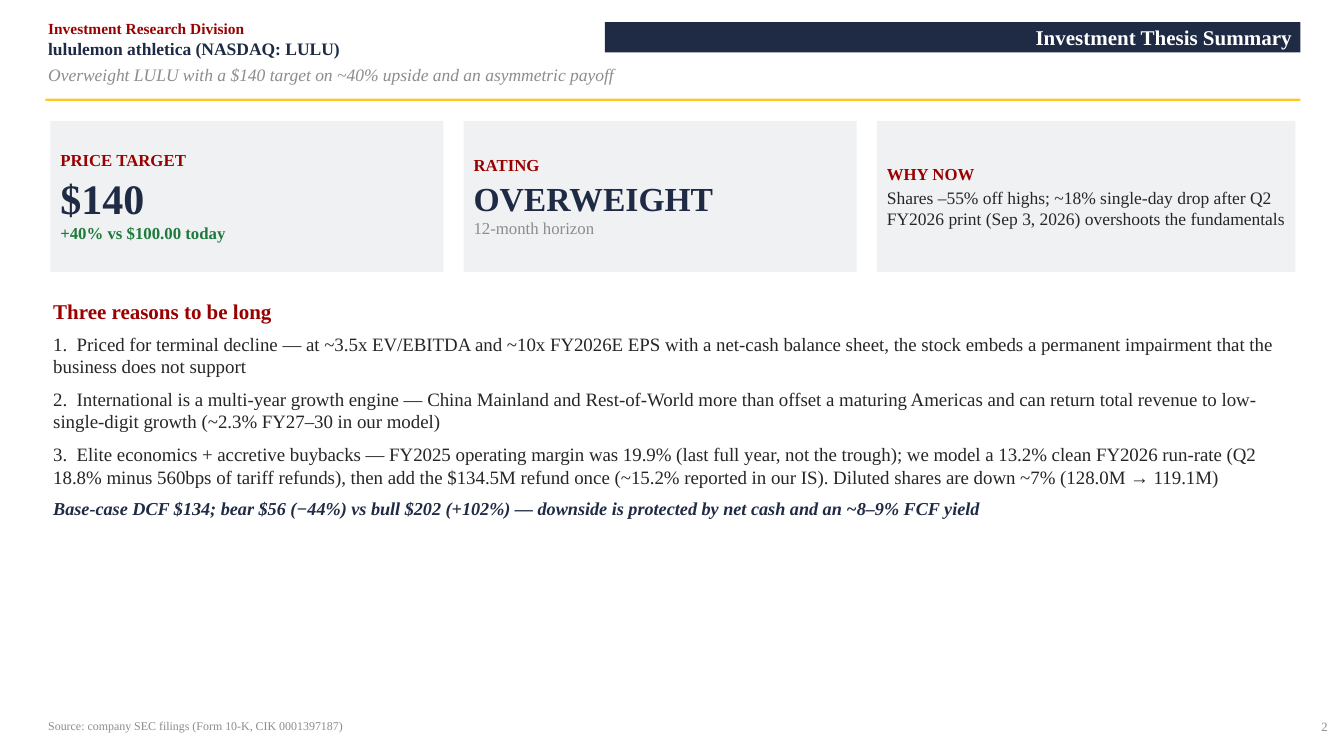
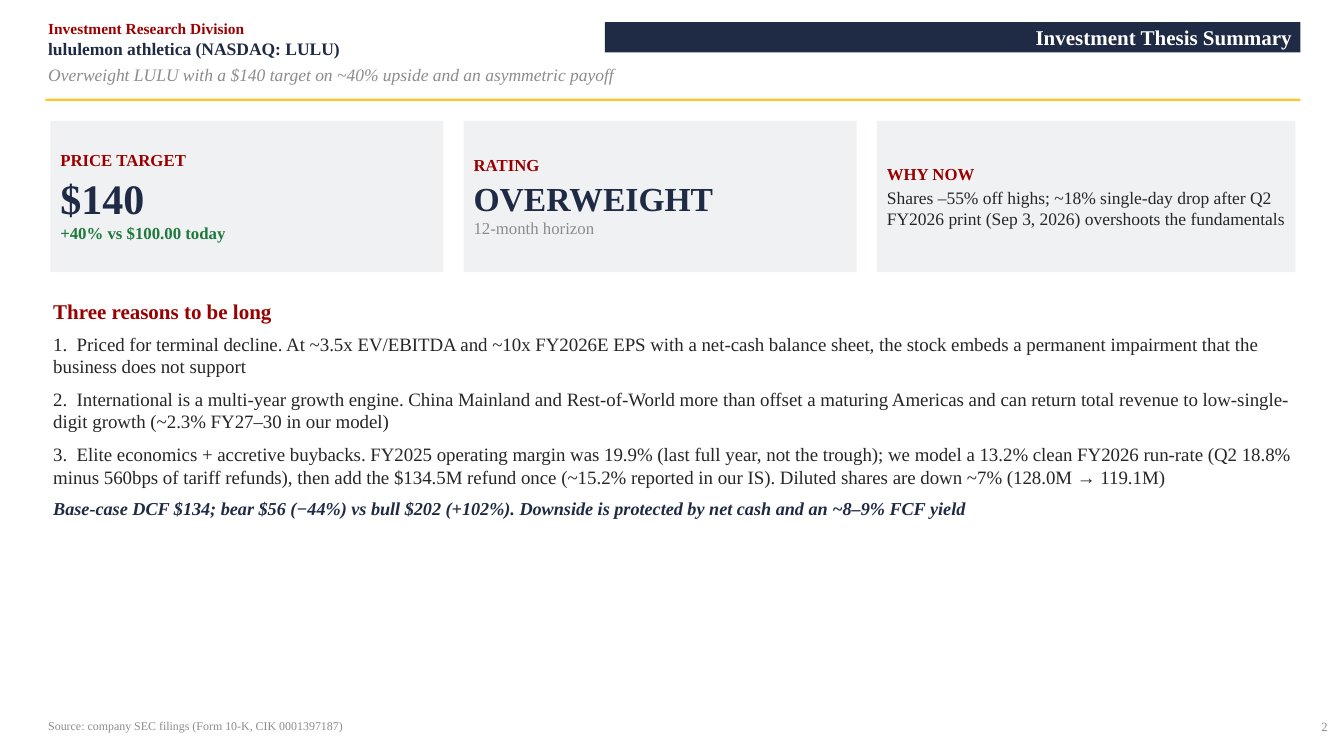
Before and after one commit to vengeanceaiUSC/RM, a slide deck: slide 3 of LULU/LULU_Investment_Pitch_Deck.pptx. Drawn at 1344x756 pixels with LibreOffice and Linux fonts; fonts in the diff are those of the drawing. Boxes give left, top, right and bottom in pixels: in the first picture for what was removed or moved away, otherwise in the second. Text is boxed around its words. In the diff, an @@ line names an element or a change of style, - is before the commit and + after.

```diff
--- a/LULU/LULU_Investment_Pitch_Deck.pptx
+++ b/LULU/LULU_Investment_Pitch_Deck.pptx
@@ text at (53,337,1291,519): text changed @@
-1. Priced for terminal decline — at ~3.5x EV/EBITDA and ~10x FY2026E EPS with a net-cash balance sheet, the stock embeds a permanent impairment that the business does not support
-2. International is a multi-year growth engine — China Mainland and Rest-of-World more than offset a maturing Americas and can return total revenue to low-single-digit growth (~2.3% FY27–30 in our model)
-3. Elite economics + accretive buybacks — FY2025 operating margin was 19.9% (last full year, not the trough); we model a 13.2% clean FY2026 run-rate (Q2 18.8% minus 560bps of tariff refunds), then add the $134.5M refund once (~15.2% reported in our IS). Diluted shares are down ~7% (128.0M → 119.1M)
-Base-case DCF $134; bear $56 (−44%) vs bull $202 (+102%) — downside is protected by net cash and an ~8–9% FCF yield
+1. Priced for terminal decline. At ~3.5x EV/EBITDA and ~10x FY2026E EPS with a net-cash balance sheet, the stock embeds a permanent impairment that the business does not support
+2. International is a multi-year growth engine. China Mainland and Rest-of-World more than offset a maturing Americas and can return total revenue to low-single-digit growth (~2.3% FY27–30 in our model)
+3. Elite economics + accretive buybacks. FY2025 operating margin was 19.9% (last full year, not the trough); we model a 13.2% clean FY2026 run-rate (Q2 18.8% minus 560bps of tariff refunds), then add the $134.5M refund once (~15.2% reported in our IS). Diluted shares are down ~7% (128.0M → 119.1M)
+Base-case DCF $134; bear $56 (−44%) vs bull $202 (+102%). Downside is protected by net cash and an ~8–9% FCF yield
```
Also in this commit, not shown: 21 other slides changed, 4 other files.
